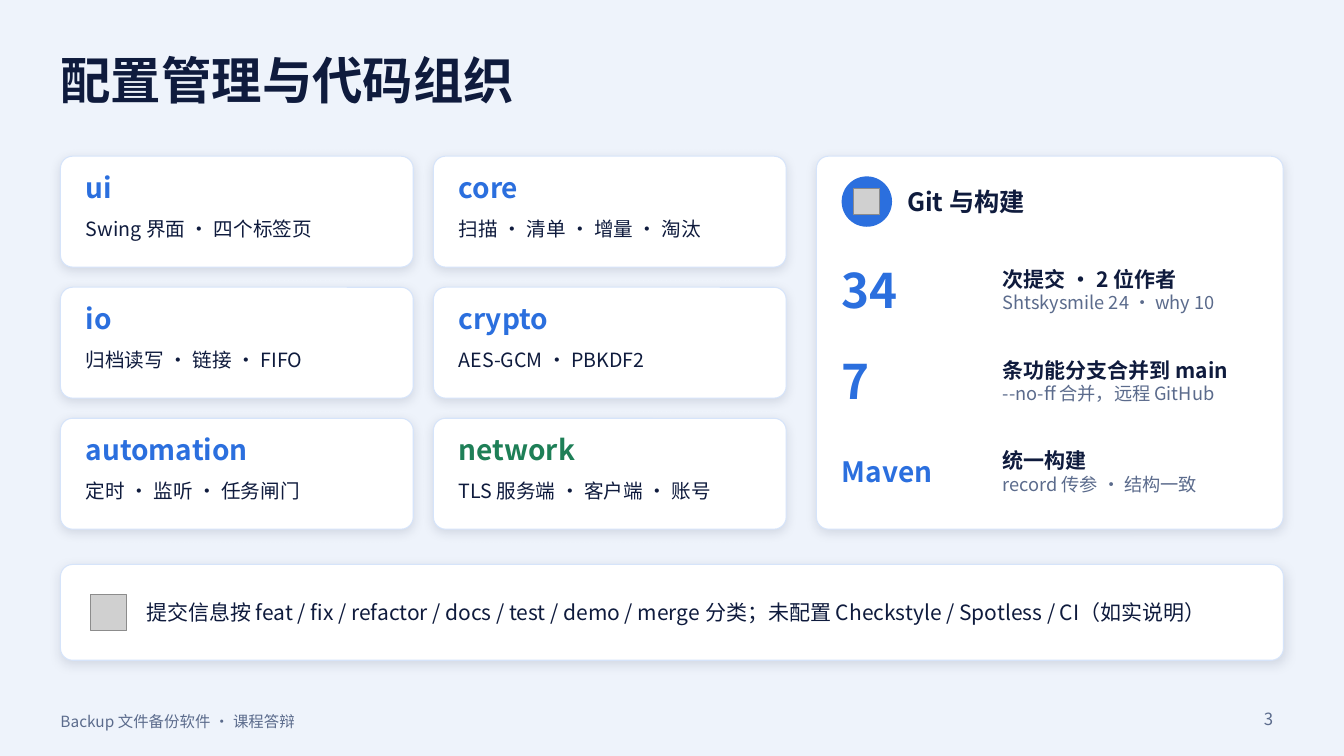
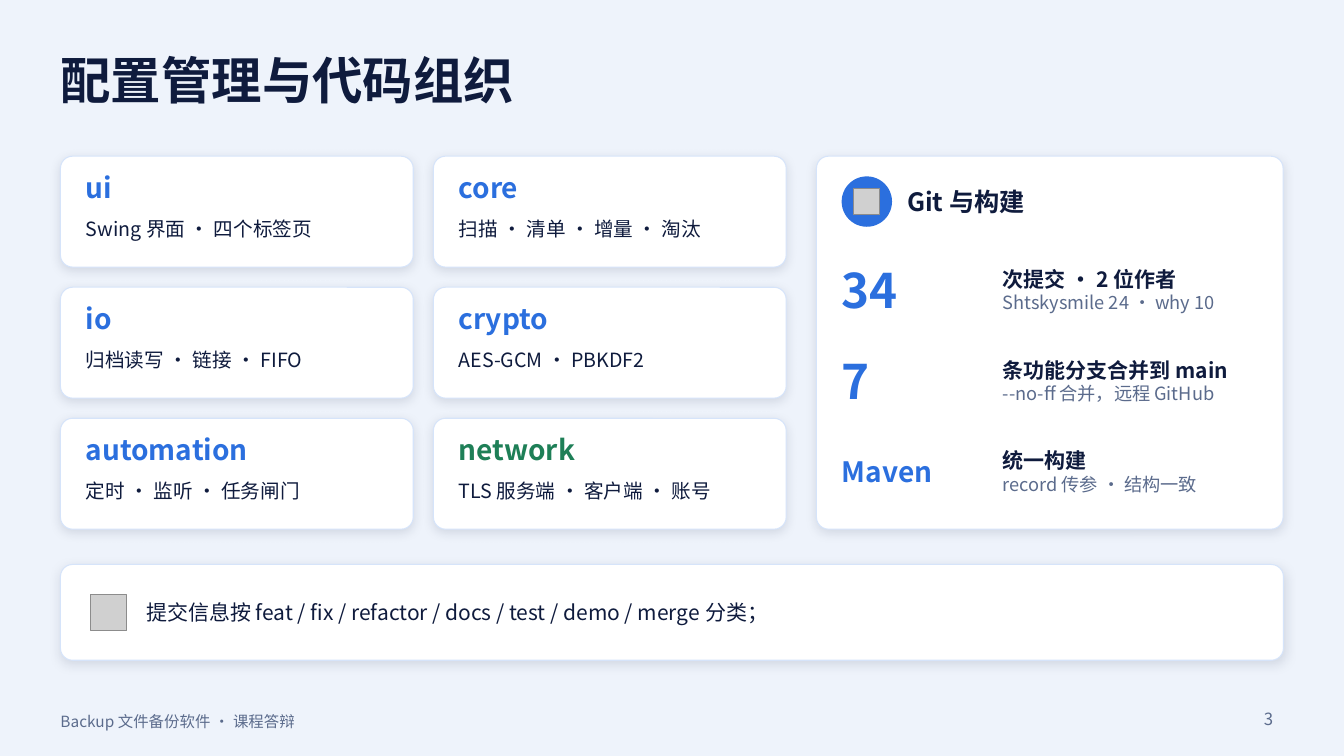
Before and after one commit to Shtskysmile/backup, a slide deck: slide 3 of presentation/Backup答辩.pptx. Drawn at 1344x756 pixels with LibreOffice and Linux fonts; fonts in the diff are those of the drawing; grey boxes stand for pictures. Boxes give left, top, right and bottom in pixels: in the first picture for what was removed or moved away, otherwise in the second. Text is boxed around its words. In the diff, an @@ line names an element or a change of style, - is before the commit and + after.

```diff
--- a/presentation/Backup答辩.pptx
+++ b/presentation/Backup答辩.pptx
@@ text at box(146, 602, 768, 625): text changed @@
-提交信息按 feat / fix / refactor / docs / test / demo / merge 分类；未配置 Checkstyle / Spotless / CI（如实说明）
+提交信息按 feat / fix / refactor / docs / test / demo / merge 分类；
```
Also in this commit, not shown: 10 other slides changed, 13 other files.
